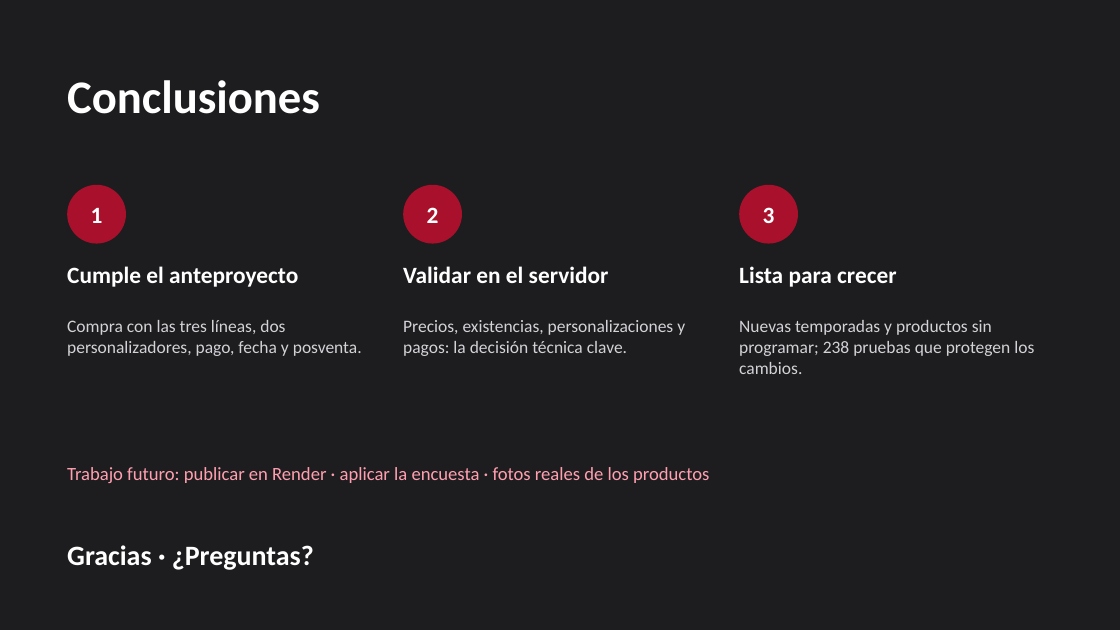
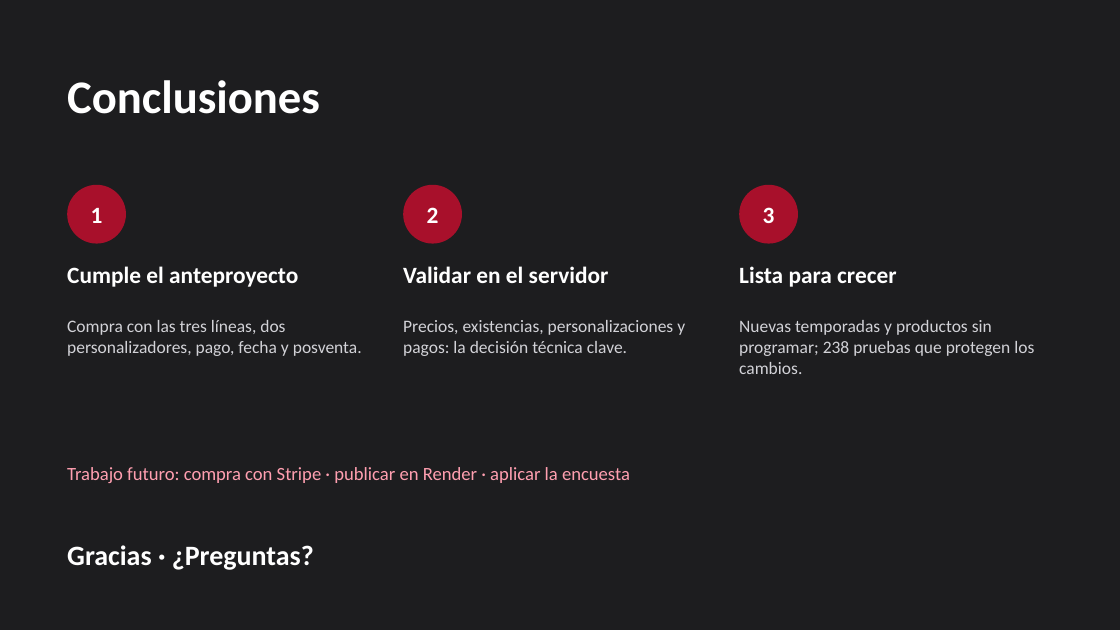
Before and after one commit to Josshuu13/TiendaWeb, a slide deck: slide 18 of docs/entrega/Pretexto-presentacion.pptx. Drawn at 1120x630 pixels with LibreOffice and Linux fonts; fonts in the diff are those of the drawing. Boxes give left, top, right and bottom in pixels: in the first picture for what was removed or moved away, otherwise in the second. Text is boxed around its words. In the diff, an @@ line names an element or a change of style, - is before the commit and + after.

```diff
--- a/docs/entrega/Pretexto-presentacion.pptx
+++ b/docs/entrega/Pretexto-presentacion.pptx
@@ text at [67, 467, 630, 483]: text changed @@
-Trabajo futuro: publicar en Render · aplicar la encuesta · fotos reales de los productos
+Trabajo futuro: compra con Stripe · publicar en Render · aplicar la encuesta
```
Also in this commit, not shown: 1 other slide changed, 4 other files.
